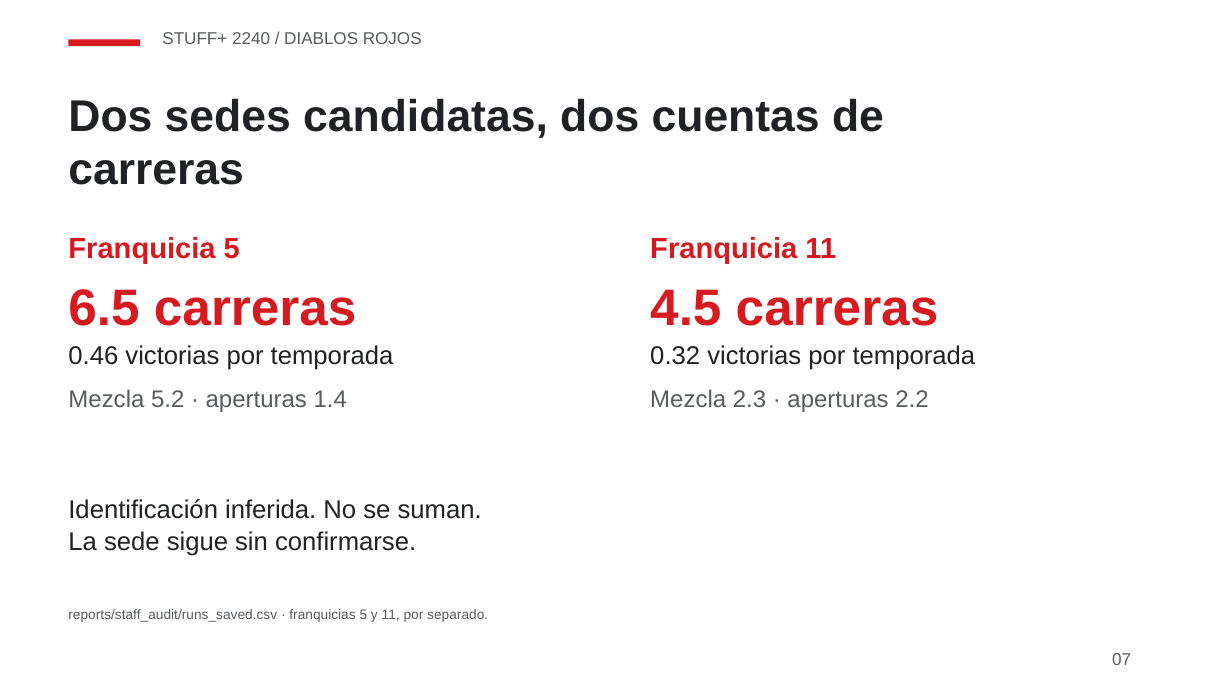
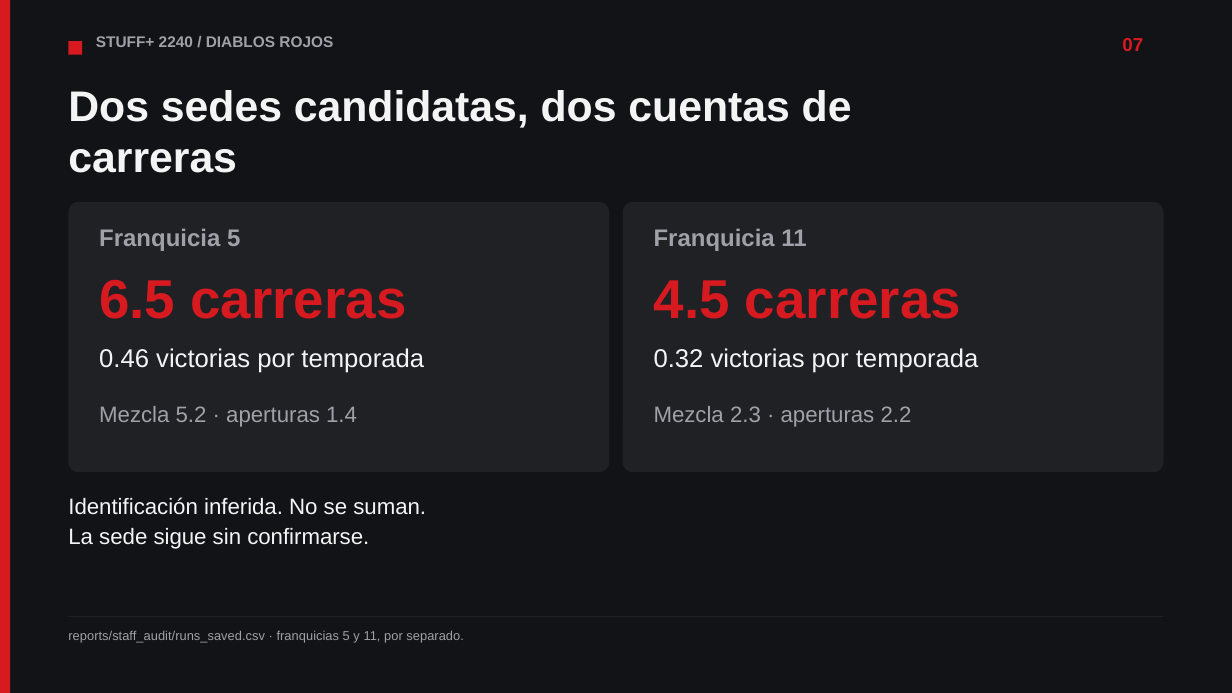
Before and after one commit to JoahanMorales/fuzzy-octo-pancake-DIABLOS-ROJOS-MLB, a slide deck: slide 7 of demo/deck/deck.pptx. Drawn at 1232x693 pixels with LibreOffice and Linux fonts; fonts in the diff are those of the drawing. Boxes give left, top, right and bottom in pixels: in the first picture for what was removed or moved away, otherwise in the second. Text is boxed around its words. In the diff, an @@ line names an element or a change of style, - is before the commit and + after.

Commit message:
HACK-088: deck and one-pager typeset in LaTeX (Beamer + TikZ, Fira Sans)
- Page gains a TeX backend: the same lines as the PPTX and the ReportLab PDF, at the same coordinates
- deck.tex (Beamer) and one-pager.tex compiled with Tectonic over the ReportLab PDFs; fallback kept without Tectonic
- dark slides with cards, bar tracks and a hero number; one-pager with KPI strip and section rules
- verify.py passes unchanged; previews regenerated

```diff
--- a/demo/deck/deck.pptx
+++ b/demo/deck/deck.pptx
@@ rectangle added at box(0, 0, 1232, 692), fill #121316 @@
@@ rectangle added at box(0, 0, 10, 692), fill #D71920 @@
@@ rectangle: place and size @@
-rectangle at box(69, 39, 140, 47)
+rectangle at box(69, 41, 83, 54)
@@ text "STUFF+ 2240 / DIABLOS ROJOS": place and size @@
-text "STUFF+ 2240 / DIABLOS ROJOS" at box(162, 32, 422, 44)
+text "STUFF+ 2240 / DIABLOS ROJOS" at box(96, 36, 333, 47)
@@ text "STUFF+ 2240 / DIABLOS ROJOS" at box(96, 36, 333, 47): size 10 to 9 pt, text colour #585B60 to #9EA1A7, bold on @@
@@ text "07": place and size @@
-text "07" at box(1112, 653, 1131, 665)
+text "07" at box(1122, 38, 1143, 51)
@@ text "07" at box(1122, 38, 1143, 51): size 10 to 11 pt, text colour #585B60 to #D71920, bold on @@
@@ text "Dos sedes candidatas, dos cuentas ...": place and size @@
-text "Dos sedes candidatas, dos cuentas ..." at box(68, 98, 884, 138)
+text "Dos sedes candidatas, dos cuentas ..." at box(68, 90, 852, 128)
@@ text "Dos sedes candidatas, dos cuentas ..." at box(68, 90, 852, 128): size 26 to 25 pt, text colour #202124 to #F4F4F5 @@
@@ text "carreras": place and size @@
-text "carreras" at box(68, 160, 244, 185)
+text "carreras" at box(68, 149, 237, 173)
@@ text "carreras" at box(68, 149, 237, 173): size 26 to 25 pt, text colour #202124 to #F4F4F5 @@
@@ rounded rectangle added at box(69, 202, 610, 472), fill #1F2125 @@
@@ rounded rectangle added at box(623, 202, 1164, 472), fill #1F2125 @@
@@ text "Franquicia 5": place and size @@
-text "Franquicia 5" at box(68, 237, 240, 263)
+text "Franquicia 5" at box(99, 228, 240, 251)
@@ text "Franquicia 5" at box(99, 228, 240, 251): size 17 to 14 pt, text colour #D71920 to #9EA1A7 @@
@@ text "Franquicia 11" at box(654, 228, 806, 251): size 17 to 14 pt, text colour #D71920 to #9EA1A7 @@
@@ text "6.5 carreras": place and size @@
-text "6.5 carreras" at box(68, 289, 357, 326)
+text "6.5 carreras" at box(99, 280, 406, 319)
@@ text "6.5 carreras" at box(99, 280, 406, 319): size 30 to 32 pt @@
@@ text "4.5 carreras" at box(654, 280, 961, 319): size 30 to 32 pt @@
@@ text "4.5 carreras": place and size @@
-text "4.5 carreras" at box(650, 289, 939, 326)
+text "4.5 carreras" at box(654, 280, 961, 319)
@@ text "0.46 victorias por temporada": place and size @@
-text "0.46 victorias por temporada" at box(68, 345, 394, 370)
+text "0.46 victorias por temporada" at box(99, 348, 424, 373)
@@ text "0.46 victorias por temporada" at box(99, 348, 424, 373): text colour #202124 to #F4F4F5 @@
@@ text "0.32 victorias por temporada" at box(654, 348, 979, 373): text colour #202124 to #F4F4F5 @@
@@ text "Mezcla 5.2 · aperturas 1.4": place and size @@
-text "Mezcla 5.2 · aperturas 1.4" at box(68, 389, 347, 412)
+text "Mezcla 5.2 · aperturas 1.4" at box(99, 406, 357, 427)
@@ text "Mezcla 5.2 · aperturas 1.4" at box(99, 406, 357, 427): size 14 to 13 pt, text colour #585B60 to #9EA1A7 @@
@@ text "Mezcla 2.3 · aperturas 2.2" at box(654, 406, 912, 427): size 14 to 13 pt, text colour #585B60 to #9EA1A7 @@
@@ text "Mezcla 2.3 · aperturas 2.2": place and size @@
-text "Mezcla 2.3 · aperturas 2.2" at box(650, 389, 928, 412)
+text "Mezcla 2.3 · aperturas 2.2" at box(654, 406, 912, 427)
@@ text "Identificación inferida. No se suman." at box(68, 497, 426, 515): size 15 to 13 pt, text colour #202124 to #F4F4F5 @@
@@ text "La sede sigue sin confirmarse." at box(68, 528, 369, 549): size 15 to 13 pt, text colour #202124 to #F4F4F5 @@
@@ text "reports/staff_audit/runs_saved.csv · franquicias 5 y ...": place and size @@
-text "reports/staff_audit/runs_saved.csv · franquicias 5 y ..." at box(68, 609, 488, 622)
+text "reports/staff_audit/runs_saved.csv · franquicias 5 y ..." at box(68, 630, 463, 643)
@@ text "reports/staff_audit/runs_saved.csv · franquicias 5 y ..." at box(68, 630, 463, 643): size 8 to 7.5 pt, text colour #585B60 to #9EA1A7 @@
@@ rectangle added at box(69, 616, 1164, 617), fill #1F2125 @@
```
Also in this commit, not shown: 9 other slides changed, 8 other files.
